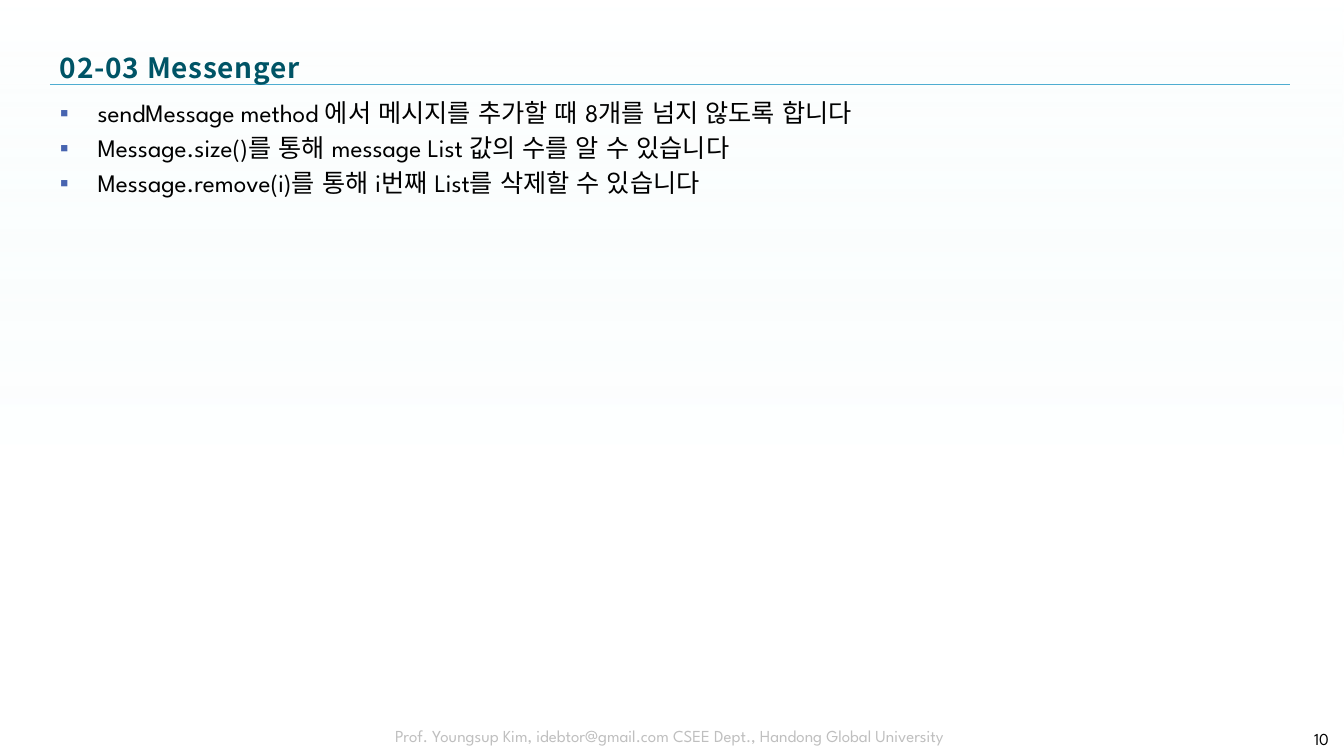
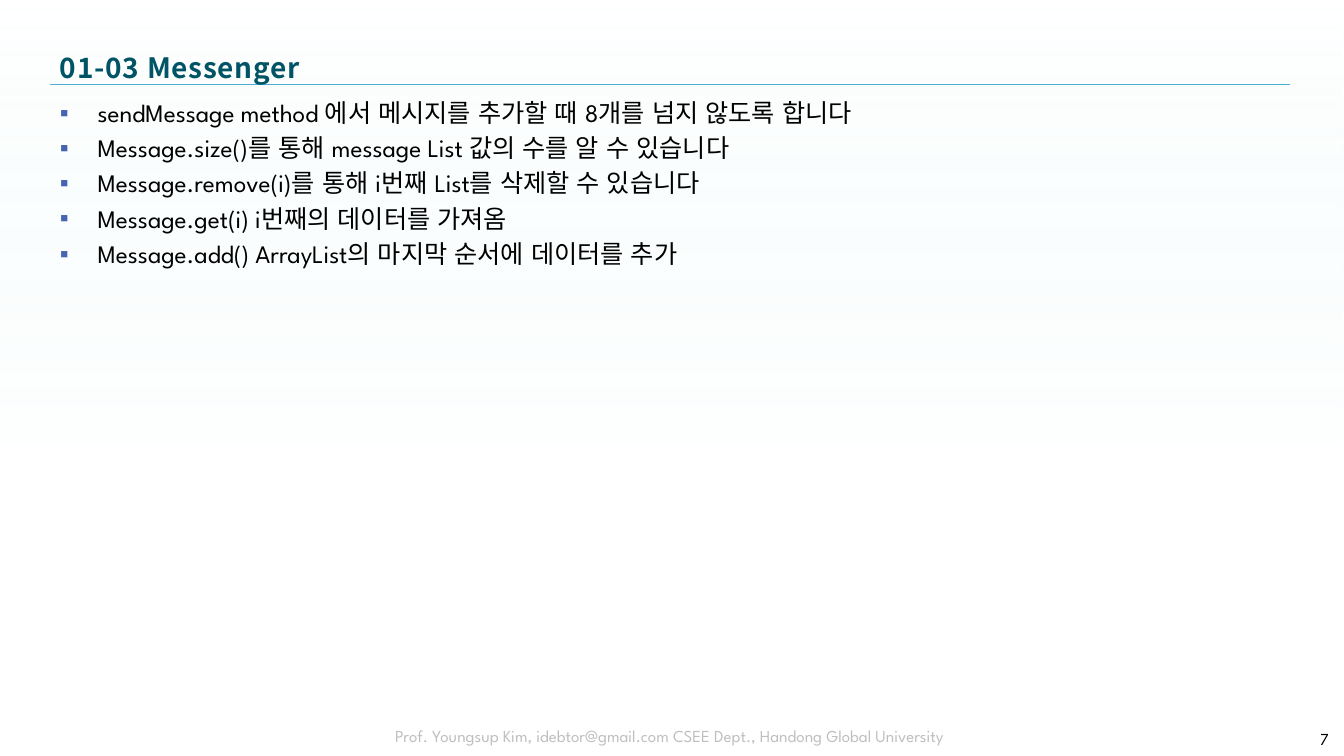
Before and after one commit to tae7841/HuStarAS, a slide deck: slide 7 of ppts/Day_4_Activity.pptx (slide 10 before the commit). Drawn at 1344x756 pixels with LibreOffice and Linux fonts; fonts in the diff are those of the drawing; background and template pictures are left out. Boxes give left, top, right and bottom in pixels: in the first picture for what was removed or moved away, otherwise in the second. Text is boxed around its words. In the diff, an @@ line names an element or a change of style, - is before the commit and + after.

```diff
--- a/ppts/Day_4_Activity.pptx
+++ b/ppts/Day_4_Activity.pptx
@@ title at (60,57,300,85): text changed @@
-02-03 Messenger
+01-03 Messenger
@@ text at (98,207,677,269): paragraphs added @@
+▪ Message.get(i) i번째의 데이터를 가져옴
+▪ Message.add() ArrayList의 마지막 순서에 데이터를 추가
@@ page number at (1320,734,1329,745): text changed @@
-10
+7
```
Also in this commit, not shown: 6 other slides changed, 3 slides removed, 1 other file.
